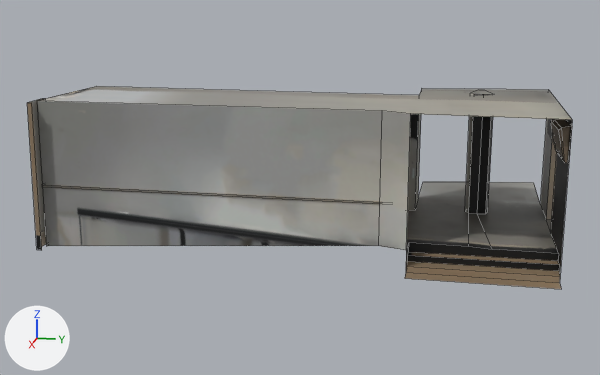
One commit to the FBX model Assets/M Block/G MAIN/G left corr/large-c-LP.fbx: the scene before it, then after it.
Rendered twice from a 50 mm lens placed at (18.95, 5.23, 5.79), pointed at (-0.3, 1.38, 0.98). Lighting does not change. The marker at lower left points along +X, +Y and +Z. The picture after the commit comes second. Mesh edges are drawn as thin lines.

Objects in the first picture: 'large-c-LP'.
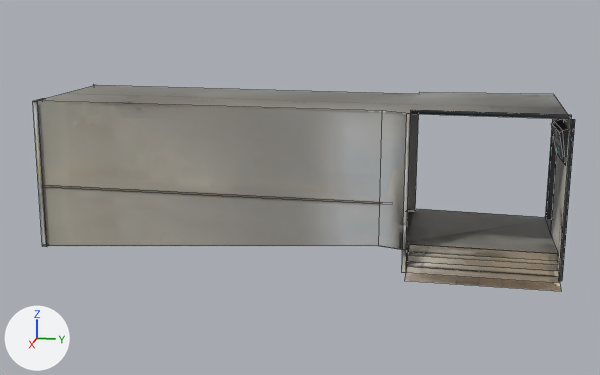
What differs and where, as boxes [x1, y1, x2, y2] in the pictures (600 x 375 px; the box of a moved part takes in the faces that stretch with it):
'large-c-LP', reshaped
    before: [27, 86, 572, 289]
    after: [33, 85, 575, 291]
part 1 of me_plane_012, moved or reshaped
    before: [551, 119, 572, 163]
    after: [552, 120, 569, 165]
part 2 of me_plane_012, moved or reshaped
    before: [40, 86, 572, 274]
    after: [39, 85, 575, 281]
part 3 of me_plane_012, surface changed
    both: [33, 99, 561, 289]

Edits to the bpy script that builds the scene:
```text
Change me_plane_012:
    used by ob_large_c_lp; location = (1.24, 6.2, 0.52)
    remove me_plane_012.from_pydata(...)  # 90 vertices, 43 faces; spans x -5.47..1.9, y -10.09..1.15, z -0.48..2.83
    add me_plane_012.from_pydata(...)  # 94 vertices, 39 faces; spans x -1.88..1.9, y -10.17..1.15, z -0.51..2.89
    me_plane_012 part 1: the loose piece of 12 vertices spanning x 0.09..1.23, y 0.76..1.05, z 1.89..2.62 is moved by (0.02, 0.02, -0.05)
    me_plane_012 part 2
    27 vertices are removed from x -5.47..1.53, y -9.92..1.01, z -0.18..2.83
    14 faces are deleted
    4 vertices in x 1.66, y -10.09..-9.94, z -0.44..2.82 move by (-0.24, 0.0, 0.0)
    3 vertices in x -0.5..1.9, y -2.0..1.15, z -0.45..0.0 move by (0.0, 0.0, -0.05)
    4 vertices move from x -1.55..1.0, y -2.0..1.14, z -0.03..0.03 to x -1.55..1.01, y -2.0..1.14, z -0.07..-0.01
    31 vertices are added at x -1.88..1.56, y -10.17..1.06, z -0.51..2.89
    10 new faces join them
    me_plane_012 part 3: 20 kept faces spanning x -1.55..1.9, y -10.09..1.15, z -0.5..2.82 get new texture (UV) coordinates
```
